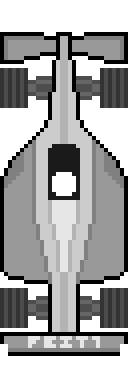
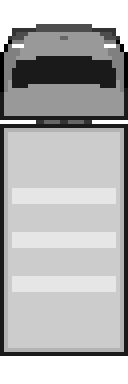
Layered file, before and after one edit (128x384). Changes by layer:
added layer "arroq" above "placeholder" over <box>0,24,128,356</box>
hid "placeholder" over <box>0,32,128,356</box>
